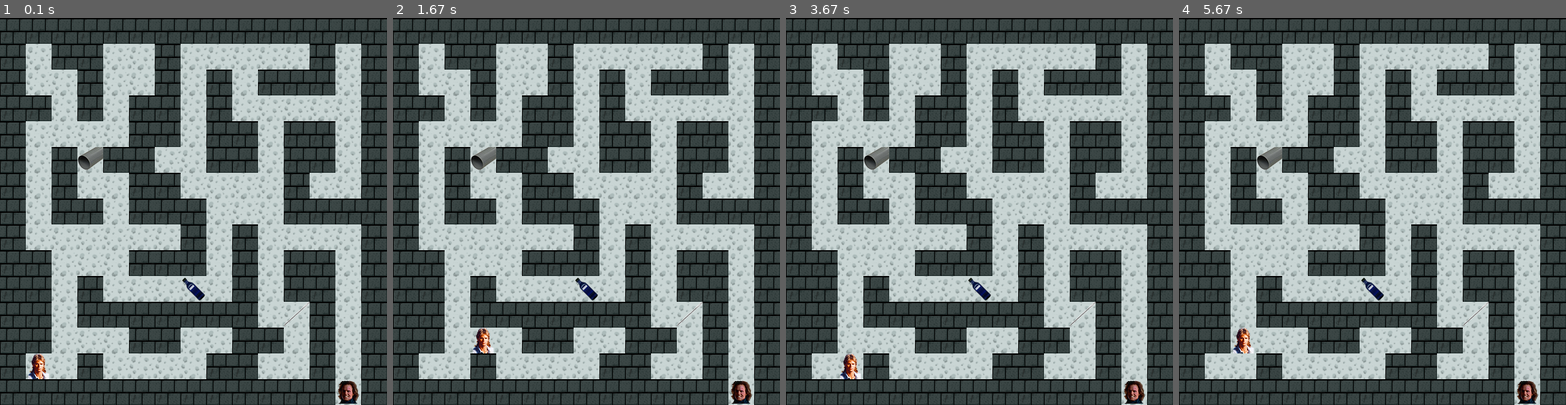
Above: before the commit, frames 1-4 (left to right).
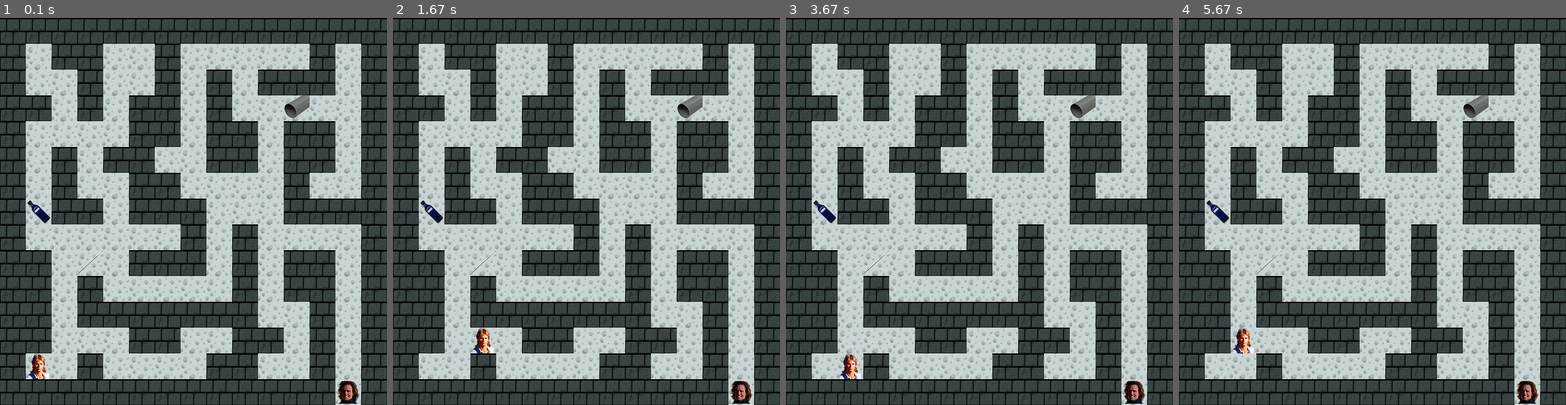
Above: after the commit, the same moments.

Repository: Adelaidee88/OCPython_projet3
Game: pygame game, started from labyrinthe.py
The game is run twice, just before and just after one commit, with the same random seed, the same clock (stepped at 60 frames per second) and the same inputs.
Inputs:
- Up to frame 1 (0.1 s): no input
- Up to frame 2 (1.67 s): hold Right 0.33-0.8 s; hold Up 0.83-1.13 s; hold Right 1.17-1.63 s
- Up to frame 3 (3.67 s): hold Left 1.67-2.2 s; hold Down 2.23-2.53 s; hold Left 2.57-2.97 s; hold Right from 3.4 s (still down)
- Up to frame 4 (5.67 s): release Right at 4.03 s; hold Left 4.47-4.93 s; hold Right 4.97-5.43 s; hold Up from 5.47 s (still down)

The runs differ from the first frame. In frame 1, 0.8% of the frame differs, in the area x 7-80%, y 20-80%; in frame 2, 0.8%; in frame 3, 0.8%; in frame 4, 0.8%.

Commit message:
correction PEP8

Diff:
--- a/labyrinthe.py
+++ b/labyrinthe.py
@@ -1,4 +1,5 @@
-import pygame, sys
+import pygame
+import sys
 from parse import parse
 from square import Square
 from macgyver import Macgyver
@@ -7,7 +8,6 @@
 from murdock import Murdock
 from sprite import Sprite
 
-
 laby = open("maze.txt", "r")  # open file maze.txt
 content = laby.read()  # return file content
 
@@ -15,17 +15,15 @@
 maze_list = []  # create empty list of lines list
 maze_str = content.splitlines()  # separate each line of file as string
 
-
 for line in maze_str:
     maze_list.append(parse(line))  # parse function to fill the list
 
 for line in maze_list:
     maze.append(parse(line))  # parse function to fill the final list
 
-
 pygame.init()
 
-windowSurface = pygame.display.set_mode((600, 600), 0, 32)  # window of 600x600 px
+windowSurface = pygame.display.set_mode((600, 600), 0, 32)  # 600x600 px
 pygame.display.set_caption('Labyrinth')  # named Labyrinth
 pygame.mixer.music.load("resources/bonk.wav")  # collision sound loaded
 
@@ -38,47 +36,66 @@
         self.murdock = Murdock(520, 560, "murdock")  # create Murdock object
         self.win = False
         self.end = False
-        self.objects = random.sample(self.way(), 3)  # take 3 random positions in the list created by the way function
-        self.needle = self.objects[0]  # the needle correspond to the first object of the random list
-        self.tube = self.objects[1]  # the tube correspond to the second object of the random list
-        self.ether = self.objects[2]  # the ether correspond to the third object of the random list
+        self.objects = random.sample(self.way(), 3)
+        # 3 random positions in list from way function
+        self.needle = self.objects[0]
+        # needle correspond to first object in random list
+        self.tube = self.objects[1]
+        # tube correspond to second object in random list
+        self.ether = self.objects[2]
+        # ether correspond to third object in random list
         self.pos_needle = Loot(self.needle.x * 40, self.needle.y * 40,
-                               "needle")  # create needle as a Loot object
-        self.pos_tube = Loot(self.tube.x * 40, self.tube.y * 40, "tube")  # create tube as a Loot object
-        self.pos_ether = Loot(self.ether.x * 40, self.ether.y * 40, "ether")  # create ether as a Loot object
+                               "needle")  # create needle as Loot object
+        self.pos_tube = Loot(self.tube.x * 40, self.tube.y * 40,
+                             "tube")  # create tube as Loot object
+        self.pos_ether = Loot(self.ether.x * 40, self.ether.y * 40,
+                              "ether")  # create ether as Loot object
 
     def randomize_object(self):
-        self.objects = random.sample(self.way(), 3)  # take 3 random positions in the list created by the way function
-        self.needle = self.objects[0]  # the needle correspond to the first object of the random list
-        self.tube = self.objects[1]  # the tube correspond to the second object of the random list
-        self.ether = self.objects[2]  # the ether correspond to the third object of the random list
-        self.pos_needle = Loot(self.needle.x * 40, self.needle.y * 40, "needle")  # create needle as a Loot object
-        self.pos_tube = Loot(self.tube.x * 40, self.tube.y * 40, "tube")  # create tube as a Loot object
-        self.pos_ether = Loot(self.ether.x * 40, self.ether.y * 40, "ether")  # create ether as a Loot object
+        self.objects = random.sample(self.way(), 3)
+        # take 3 random positions in list created by way function
+        self.needle = self.objects[0]
+        # needle correspond to first object of random list
+        self.tube = self.objects[1]
+        # tube correspond to second object of random list
+        self.ether = self.objects[2]
+        # ether correspond to third object of random list
+        self.pos_needle = Loot(self.needle.x * 40, self.needle.y * 40,
+                               "needle")  # create needle as Loot object
+        self.pos_tube = Loot(self.tube.x * 40, self.tube.y * 40,
+                             "tube")  # create tube as Loot object
+        self.pos_ether = Loot(self.ether.x * 40, self.ether.y * 40,
+                              "ether")  # create ether as Loot object
 
     def reinit(self):
-        self.macgyver = Macgyver(40, 520, "m")  # create Macgyver object
-        self.murdock = Murdock(520, 560, "murdock")  # create Murdock object
+        self.macgyver = Macgyver(40, 520, "m")
+        # create Macgyver object
+        self.murdock = Murdock(520, 560, "murdock")
+        # create Murdock object
         self.win = False
         self.end = False
 
     def draw_laby(self, sprite):
         """Draws the labyrinth from the maze list created from maze.txt"""
         i = 0
-        while i < 600:  # cases texture from name value of maze
+        while i < 600:
             j = 0
             while j < 600:
                 case = Square(i // 40, j // 40, maze[i // 40][j // 40])
                 value_case = case.name
 
                 if value_case == "x":
-                    windowSurface.blit(sprite.img_mur, (case.x*40, case.y*40))
+                    windowSurface.blit(sprite.img_mur,
+                                       (case.x * 40, case.y * 40))
                 elif value_case == " ":
-                    windowSurface.blit(sprite.img_sol, (case.x * 40, case.y * 40))
+                    windowSurface.blit(sprite.img_sol,
+                                       (case.x * 40, case.y * 40))
                 elif value_case == "m":
-                    windowSurface.blit(sprite.img_sol, (case.x * 40, case.y * 40))
+                    windowSurface.blit(sprite.img_sol,
+                                       (case.x * 40, case.y * 40))
                 else:
-                    windowSurface.blit(sprite.img_murd, (self.murdock.x, self.murdock.y))
+                    windowSurface.blit(sprite.img_murd,
+                                       (self.murdock.x, self.murdock.y))
                 j = j + 40
             i = i + 40
 
@@ -99,7 +116,9 @@
 
     def mac_move(self, event):
         if event.key == pygame.K_LEFT:  # if left arrow
-            if maze[self.macgyver.x // 40 - 1][self.macgyver.y // 40] == " " or maze[self.macgyver.x // 40 - 1][self.macgyver.y // 40] == "m":
+            if maze[self.macgyver.x // 40-1][self.macgyver.y // 40] == " " or\
+                    maze[self.macgyver.x //
+                         40 - 1][self.macgyver.y // 40] == "m":
                 self.macgyver.x = self.macgyver.x - 40  # move left
             else:
                 pygame.mixer.music.play()
@@ -114,29 +133,41 @@
             else:
                 pygame.mixer.music.play()
         elif event.key == pygame.K_DOWN:  # if down arrow
-            if maze[self.macgyver.x // 40][self.macgyver.y // 40 + 1] == " " or maze[self.macgyver.x // 40][self.macgyver.y // 40 + 1] == "v":
+            if maze[self.macgyver.x // 40][self.macgyver.y // 40+1] == " " or \
+                    maze[self.macgyver.x //
+                         40][self.macgyver.y // 40 + 1] == "v":
                 self.macgyver.y = self.macgyver.y + 40  # move down
             else:
                 pygame.mixer.music.play()  # play collision sound
 
     def get_item(self):
-        if self.macgyver.x == self.pos_needle.x and self.macgyver.y == self.pos_needle.y:  # if MacGyver reaches needle
+        if self.macgyver.x == self.pos_needle.x and \
+                self.macgyver.y == self.pos_needle.y:
+            # if MacGyver reaches needle
             self.pos_needle.picked = True
             self.macgyver.loot[0] = True
-        if self.macgyver.x == self.pos_tube.x and self.macgyver.y == self.pos_tube.y:  # if MacGyver reaches tube
+        if self.macgyver.x == self.pos_tube.x and \
+                self.macgyver.y == self.pos_tube.y:
+            # if MacGyver reaches tube
             self.pos_tube.picked = True
             self.macgyver.loot[1] = True
-        if self.macgyver.x == self.pos_ether.x and self.macgyver.y == self.pos_ether.y:  # if MacGyver reaches ether
+        if self.macgyver.x == self.pos_ether.x and \
+                self.macgyver.y == self.pos_ether.y:
+            # if MacGyver reaches ether
             self.pos_ether.picked = True
             self.macgyver.loot[2] = True
 
     def end_game(self, event):
-        if self.macgyver.x == self.murdock.x and self.macgyver.y == self.murdock.y:  # if MacGyver reaches Murdock
+        if self.macgyver.x == self.murdock.x and \
+                self.macgyver.y == self.murdock.y:
+            # if MacGyver reaches Murdock
             self.end = True
-            if self.macgyver.loot[0] and self.macgyver.loot[1] and self.macgyver.loot[2]:
+            if self.macgyver.loot[0] and \
+                    self.macgyver.loot[1] and self.macgyver.loot[2]:
                 self.win = True
                 if event.type == pygame.KEYDOWN:
-                    if event.key == pygame.K_c:  # replay the game, reload initial conditions
+                    if event.key == pygame.K_c:
+                        # replay the game, reload initial conditions
                         self.randomize_object()
                         self.reinit()
                     if event.key == pygame.K_ESCAPE:  # close the game
@@ -144,7 +175,8 @@
             else:
                 self.win = False
                 if event.type == pygame.KEYDOWN:
-                    if event.key == pygame.K_c:  # replay the game, reload initial conditions
+                    if event.key == pygame.K_c:
+                        # replay the game, reload initial conditions
                         self.randomize_object()
                         self.reinit()
                     if event.key == pygame.K_ESCAPE:  # close the game
@@ -160,8 +192,8 @@
         while 1:
             for event in pygame.event.get():
                 # move
-                if self.end == False:
-                    if event.type == pygame.KEYDOWN :
+                if self.end is False:
+                    if event.type == pygame.KEYDOWN:
                         self.mac_move(event)
                         self.get_item()
 
@@ -170,24 +202,38 @@
 
     def display(self):
         self.draw_laby(self.sprite)  # display labyrinth
-        windowSurface.blit(self.sprite.img_macgyver, (self.macgyver.x, self.macgyver.y))  # display MacGyver
-        if self.pos_needle.picked == False:
-            windowSurface.blit(self.sprite.img_needle, (self.pos_needle.x, self.pos_needle.y))  # display needle on the labyrinth
+        windowSurface.blit(self.sprite.img_macgyver,
+                           (self.macgyver.x, self.macgyver.y))
+        # display MacGyver
+        if self.pos_needle.picked is False:
+            windowSurface.blit(self.sprite.img_needle,
+                               (self.pos_needle.x, self.pos_needle.y))
+            # display needle on the labyrinth
         else:
-            windowSurface.blit(self.sprite.inv_needle, (0, 0))  # display needle in the inventory
-        if self.pos_tube.picked == False:
-            windowSurface.blit(self.sprite.img_tube, (self.pos_tube.x, self.pos_tube.y))  # display tube on the labyrinth
+            windowSurface.blit(self.sprite.inv_needle, (0, 0))
+            # display needle in the inventory
+        if self.pos_tube.picked is False:
+            windowSurface.blit(self.sprite.img_tube,
+                               (self.pos_tube.x, self.pos_tube.y))
+            # display tube on the labyrinth
         else:
-            windowSurface.blit(self.sprite.inv_tube, (0, 40))  # display tube in the inventory
-        if self.pos_ether.picked == False:
-            windowSurface.blit(self.sprite.img_ether, (self.pos_ether.x, self.pos_ether.y))  # display ether in the labyrinth
+            windowSurface.blit(self.sprite.inv_tube, (0, 40))
+            # display tube in the inventory
+        if self.pos_ether.picked is False:
+            windowSurface.blit(self.sprite.img_ether,
+                               (self.pos_ether.x, self.pos_ether.y))
+            # display ether in the labyrinth
         else:
-            windowSurface.blit(self.sprite.inv_ether, (0, 80))  # display ether in the inventory
+            windowSurface.blit(self.sprite.inv_ether, (0, 80))
+            # display ether in the inventory
         if self.end and self.win:
-            windowSurface.blit(self.sprite.screen_win, (0, 0))  # display victory screen
-        if self.end and self.win == False:
-            windowSurface.blit(self.sprite.screen_lose, (0, 0))  # display defeat screen
+            windowSurface.blit(self.sprite.screen_win, (0, 0))
+            # display victory screen
+        if self.end and self.win is False:
+            windowSurface.blit(self.sprite.screen_lose, (0, 0))
+            # display defeat screen
         pygame.display.update()
+
 
 if __name__ == "__main__":
     labyrinth = Labyrinth()
--- a/loot.py
+++ b/loot.py
@@ -1,11 +1,9 @@
 class Loot:
-    """Loot characterized by coordinates, name and picked status"""
+    """Loot characterized by coordinates,
+    name and picked status"""
 
     def __init__(self, x, y, name):
         self.x = x
         self.y = y
         self.name = name
         self.picked = False
-
-if __name__ == "__main__":
-    pass
--- a/macgyver.py
+++ b/macgyver.py
@@ -1,12 +1,11 @@
 class Macgyver:
-    """The hero, MacGyver, with the coordinates of his position, his name and
+    """The hero, MacGyver, with the coordinates
+    of his position, his name and
     if he had loot objects"""
 
     def __init__(self, x, y, name):
         self.x = x
         self.y = y
         self.name = name
-        self.loot = [False, False, False]  # says if MacG picked a loot or not
-
-if __name__ == "__main__":
-    pass
+        self.loot = [False, False, False]
+        # says if MacG picked a loot or not
--- a/murdock.py
+++ b/murdock.py
@@ -1,10 +1,8 @@
 class Murdock:
-    """The villain characterized by his coordinates and his name"""
+    """The villain characterized by
+    his coordinates and his name"""
 
     def __init__(self, x, y, name):
         self.x = x
         self.y = y
         self.name = name
-
-if __name__ == "__main__":
-    pass
--- a/parse.py
+++ b/parse.py
@@ -2,18 +2,20 @@
 
 
 def parse(s):
-    """Put a string of 15 characters into a list if they are x, " ", m, v or o"""
+    """Put a string of 15 characters
+    into a list if they are x, " ", m, v or o"""
     ret = []
     for caracter in s:
-        if caracter == "x" or caracter == " " or caracter == "m" or caracter == "v" or caracter == "o":
-            ret.append(caracter)  # change string in list of characters
+        if caracter == "x" or caracter == " " or\
+                caracter == "m" or caracter == "v" or\
+                caracter == "o":
+            ret.append(caracter)
+            # change string in list of characters
         else:
             print("erreur1")
             sys.exit(-1)
     if len(ret) != 15:
-        print("erreur2") # if the length of the list is different of 15
-        sys.exit(-1)           # exit the program
+        print("erreur2")
+        # if the length of the list is different of 15
+        sys.exit(-1)  # exit the program
     return ret
-
-if __name__ == "__main__":
-    pass
--- a/sprite.py
+++ b/sprite.py
@@ -1,6 +1,7 @@
 import pygame
 
-class Sprite :
+
+class Sprite:
 
     def __init__(self):
         self.img_mur = pygame.image.load("resources/wall.png")
@@ -15,6 +16,3 @@
         self.inv_ether = pygame.image.load("resources/ether_loot.png")
         self.screen_win = pygame.image.load("resources/screen_win.png")
         self.screen_lose = pygame.image.load("resources/screen_lose.png")
-
-if __name__ == "__main__":
-    pass
--- a/square.py
+++ b/square.py
@@ -1,5 +1,6 @@
 class Square:
-    """Define a case of the labyrinth with its coordinates and its name value"""
+    """Define a case of the labyrinth
+    with its coordinates and its name value"""
 
     def __init__(self, x, y, name):
         self.x = x
@@ -7,7 +8,5 @@
         self.name = name
 
     def __str__(self):
-        return str(self.x) + " " + str(self.y) + " " + str(self.name)
-
-if __name__ == "__main__":
-    pass
+        return str(self.x) + " " + \
+               str(self.y) + " " + str(self.name)
